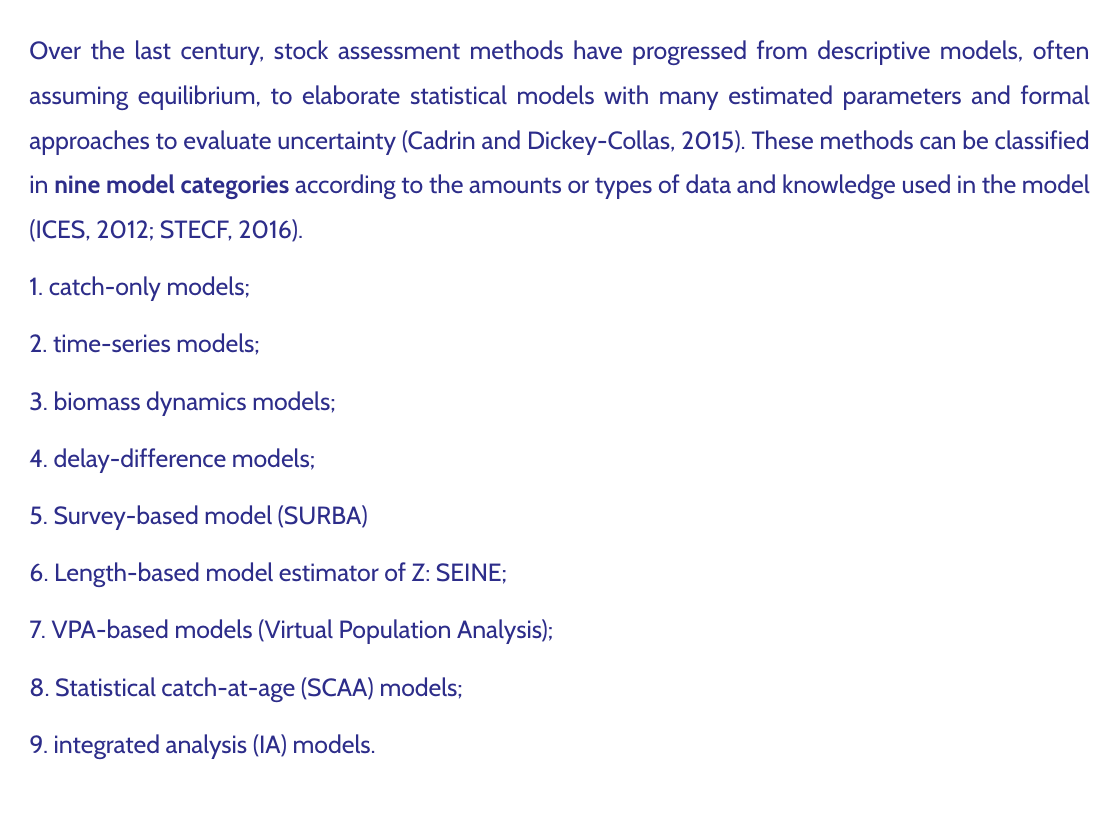
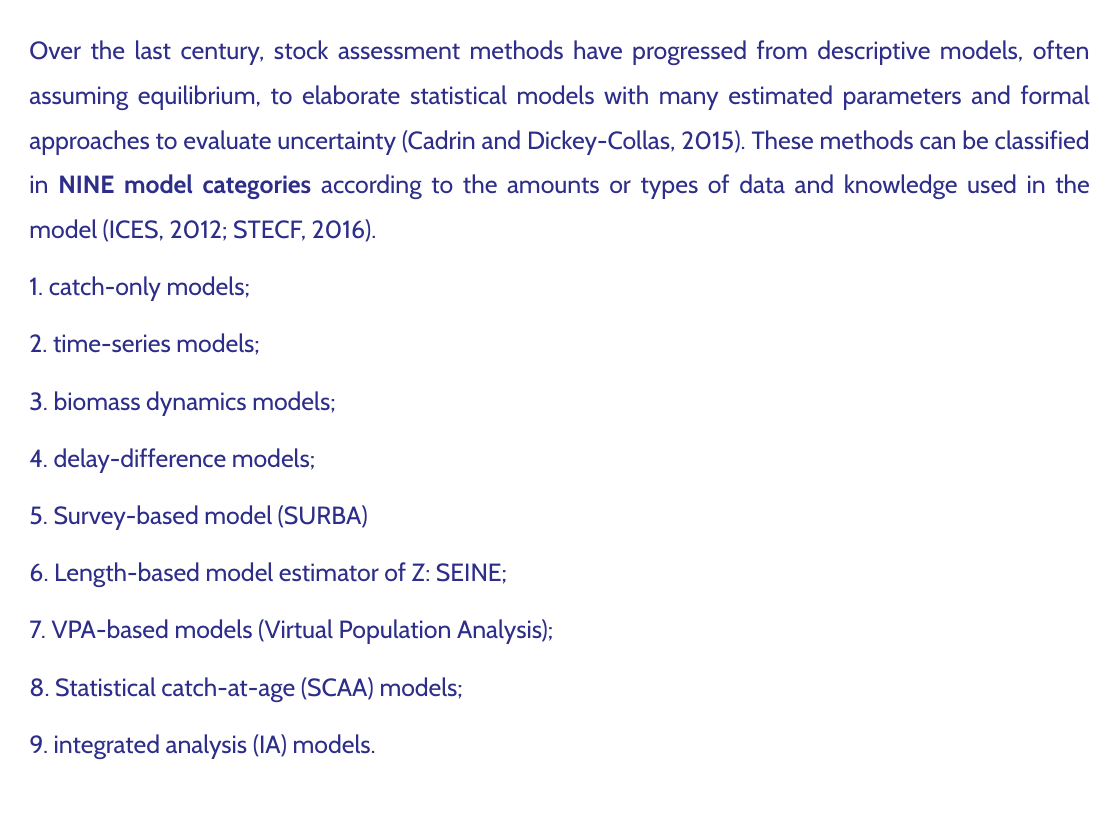
Before and after one commit to chatoosio/stock_assessment_summer_school_Module2, a slide deck: slide 4 of Sessions/Lectures Intro Day1/Assessment methods.pptx. Drawn at 1120x840 pixels with LibreOffice and Linux fonts; fonts in the diff are those of the drawing. Boxes give left, top, right and bottom in pixels: in the first picture for what was removed or moved away, otherwise in the second. Text is boxed around its words. In the diff, an @@ line names an element or a change of style, - is before the commit and + after.

Commit message:
new version

```diff
--- a/Sessions/Lectures Intro Day1/Assessment methods.pptx
+++ b/Sessions/Lectures Intro Day1/Assessment methods.pptx
@@ text at bbox=[29, 40, 1090, 242]: text changed @@
-Over the last century, stock assessment methods have progressed from descriptive models, often assuming equilibrium, to elaborate statistical models with many estimated parameters and formal approaches to evaluate uncertainty (Cadrin and Dickey-Collas, 2015). These methods can be classified in nine model categories according to the amounts or types of data and knowledge used in the model (ICES, 2012; STECF, 2016).
+Over the last century, stock assessment methods have progressed from descriptive models, often assuming equilibrium, to elaborate statistical models with many estimated parameters and formal approaches to evaluate uncertainty (Cadrin and Dickey-Collas, 2015). These methods can be classified in NINE model categories according to the amounts or types of data and knowledge used in the model (ICES, 2012; STECF, 2016).
```
Also in this commit, not shown: 3 other slides changed.
